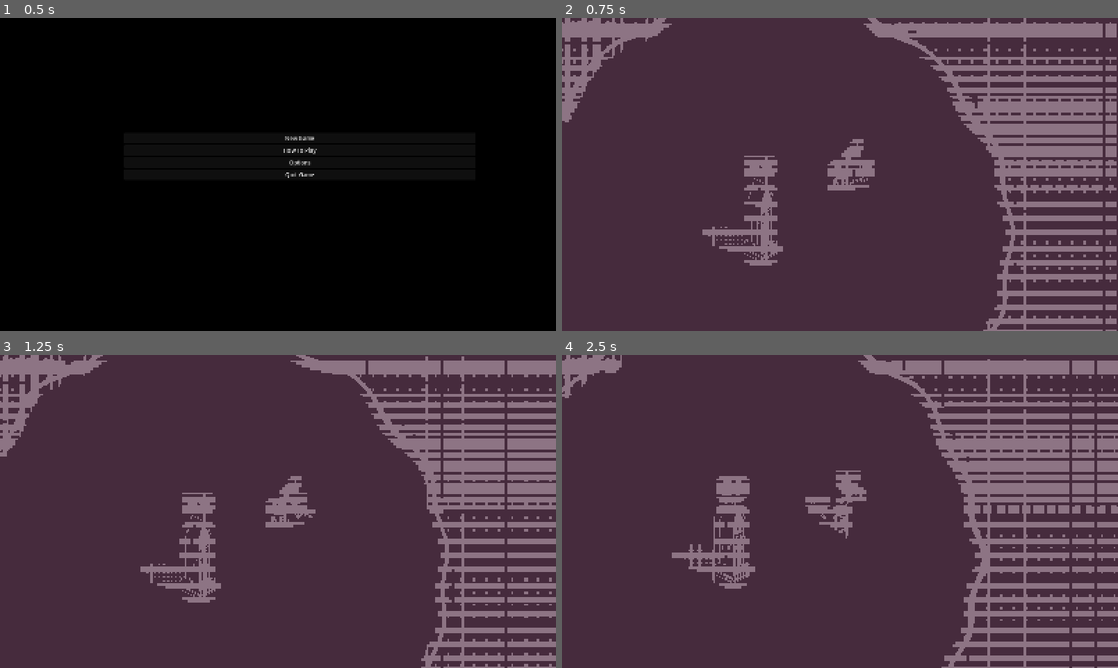
Above: before the commit, frames 1-4 (two rows, left to right).
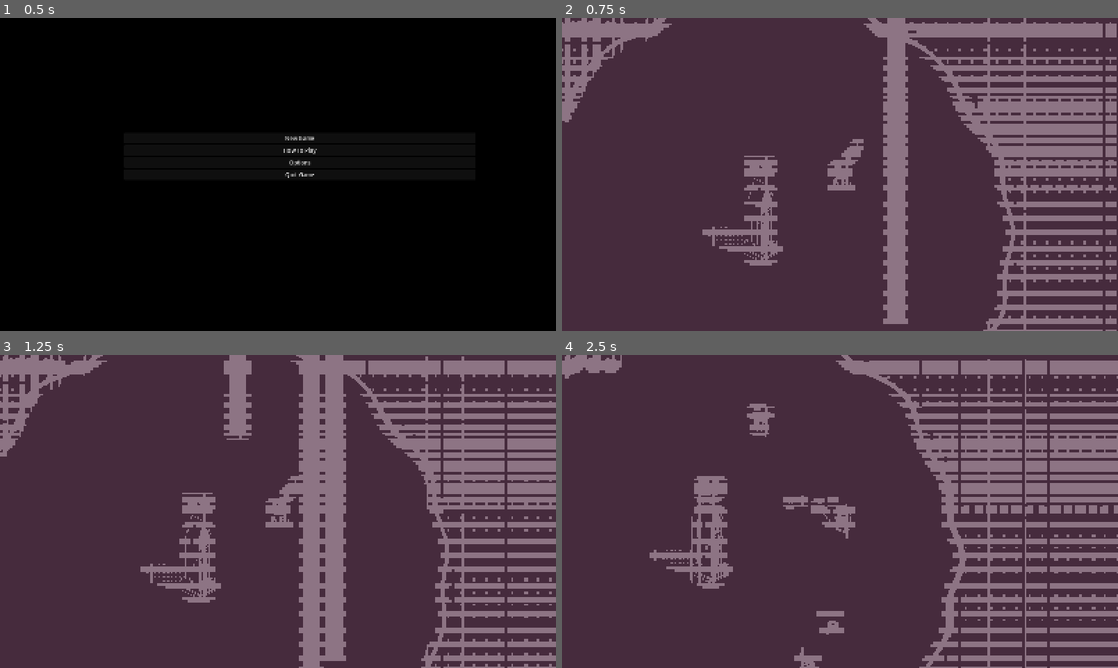
Above: after the commit, the same moments.

Repository: arrowira/shrine2Cjam
Game: Godot game, scene res://Scenes/main_menu.tscn
Two runs of this game, one before a commit and one after it. Both use one fixed random seed, a clock stepped at 60 frames per second and the inputs below.
Inputs (mouse positions are in pixels of both pictures, inside the frame that each line leads up to):
- Up to frame 1 (0.5 s): no input
- Up to frame 2 (0.75 s): click "New Game" at 0.5 s
- Up to frame 3 (1.25 s): no input
- Up to frame 4 (2.5 s): move the mouse to (962, 495) at 1.27 s; hold Right (right) 1.28-2.03 s; click (962, 495) at 1.35 s; move the mouse to (728, 527) at 2.02 s; hold Down (down) from 2.03 s (still down); right-click (728, 527) at 2.1 s

Frame 1 is identical in both runs. In frame 2, 3.8% of the frame differs, in the area x 52-63%, y 0-98%; in frame 3, 7.9%; in frame 4, 9.5%, in the area x 0-100%, y 0-100%.

Commit message:
spawning pillar for animations and other fixes

Diff:
--- a/shrine-jam/Scenes/Grunt.tscn
+++ b/shrine-jam/Scenes/Grunt.tscn
@@ -3,6 +3,7 @@
 [ext_resource type="Script" uid="uid://de0avim7strj3" path="res://scripts/EnemyBehaviour.gd" id="1_jpaow"]
 [ext_resource type="Texture2D" uid="uid://bsrynimdx55to" path="res://Sprites/Zombie_spritesheet.png" id="2_jpaow"]
 [ext_resource type="Texture2D" uid="uid://bwwgmwhfccrma" path="res://Sprites/small_enemy_shadow-export.png" id="3_lfdme"]
+[ext_resource type="PackedScene" uid="uid://cm00e1kpgmvrp" path="res://Scenes/spawn_pillar.tscn" id="4_nwxbd"]
 
 [sub_resource type="RectangleShape2D" id="RectangleShape2D_jjj3t"]
 size = Vector2(98, 129)
@@ -159,6 +160,9 @@
 scale = Vector2(5, 5)
 texture = ExtResource("3_lfdme")
 
+[node name="SpawnPillar" parent="." unique_id=443295182 instance=ExtResource("4_nwxbd")]
+position = Vector2(0, 3.7499995)
+
 [connection signal="timeout" from="MoodClock" to="." method="_on_mood_clock_timeout"]
 [connection signal="timeout" from="AttackTimer" to="." method="_on_attack_timer_timeout"]
 [connection signal="area_entered" from="GruntHurtBox" to="." method="_on_grunt_hurt_box_area_entered"]
--- a/shrine-jam/Scenes/main.tscn
+++ b/shrine-jam/Scenes/main.tscn
@@ -7,7 +7,6 @@
 [ext_resource type="PackedScene" uid="uid://c52p3eho210at" path="res://Scenes/shrine.tscn" id="5_kry3j"]
 [ext_resource type="Shader" uid="uid://d4nfsp1lxa2e8" path="res://colorapplication.gdshader" id="6_21xkr"]
 [ext_resource type="Script" uid="uid://bpn586u6aqxm5" path="res://scripts/HeartManager.gd" id="7_6bp64"]
-[ext_resource type="PackedScene" uid="uid://bklulqrorriyx" path="res://Scenes/Swordsman.tscn" id="10_d1ilt"]
 [ext_resource type="AudioStream" uid="uid://b1xbi084x1wo0" path="res://Sounds/EnemyHurt.wav" id="10_hptm8"]
 [ext_resource type="FontFile" uid="uid://bbmp7am434p0h" path="res://Daydream DEMO.otf" id="11_d1ilt"]
 
@@ -78,6 +77,3 @@
 theme_override_font_sizes/font_size = 70
 text = "89"
 horizontal_alignment = 1
-
-[node name="Swordsman" parent="." unique_id=952265716 instance=ExtResource("10_d1ilt")]
-position = Vector2(569, -417)
--- /dev/null
+++ b/shrine-jam/Scenes/spawn_pillar.tscn
@@ -0,0 +1,18 @@
+[gd_scene format=3 uid="uid://cm00e1kpgmvrp"]
+
+[ext_resource type="Script" uid="uid://ce0w4dpgunihh" path="res://scripts/spawn_pillar.gd" id="1_bth5x"]
+[ext_resource type="Shader" uid="uid://bcf34a281a8rf" path="res://pillar.gdshader" id="1_wsgva"]
+
+[sub_resource type="ShaderMaterial" id="ShaderMaterial_1cdjj"]
+shader = ExtResource("1_wsgva")
+shader_parameter/thresh = 0.0
+
+[node name="SpawnPillar" type="Node2D" unique_id=443295182]
+script = ExtResource("1_bth5x")
+
+[node name="ColorRect" type="ColorRect" parent="." unique_id=406857503]
+material = SubResource("ShaderMaterial_1cdjj")
+offset_left = -60.0
+offset_top = -3801.0
+offset_right = 61.0
+offset_bottom = 73.0
--- a/shrine-jam/Scripts/EnemyBehaviour.gd
+++ b/shrine-jam/Scripts/EnemyBehaviour.gd
@@ -54,7 +54,7 @@
 	var distance = pow(pow(global_position.x,2)+pow(global_position.y,2),0.5)
 	var radius = get_tree().current_scene.shrineRadius * 13000
 	if distance>radius:
-		velocity += -(global_position).normalized()*500
+		position += -(global_position).normalized()*5
 
 	$Label.text = state
 	position += movementDir*speed
--- /dev/null
+++ b/shrine-jam/pillar.gdshader
@@ -0,0 +1,21 @@
+shader_type canvas_item;
+
+uniform float thresh = 2.0;
+const float c = 50.0;
+
+void fragment() {
+	float uy = UV.y*c - (c-1.0);
+	float d = pow(pow(UV.x-0.5,2) + pow(uy-0.5,2), 0.5);
+	if (d>0.5 && uy > 0.5){
+		COLOR = vec4(0,0,0,1);
+	}
+
+	if ((UV.y + UV.x/10.0) > thresh){
+		COLOR.a = 0.0;
+	}
+}
+
+//void light() {
+//	// Called for every pixel for every light affecting the CanvasItem.
+//	// Uncomment to replace the default light processing function with this one.
+//}
--- a/shrine-jam/scripts/GameManager.gd
+++ b/shrine-jam/scripts/GameManager.gd
@@ -1,9 +1,20 @@
 extends Node2D
 
 var shrineRadius = 0.1
+var spacialRadius = 0.1*13000
+
+var pGrunt = preload("res://Scenes/Grunt.tscn")
+var pArcher = preload("res://Scenes/sorcerer.tscn")
+var pSkelly = preload("res://Scenes/Swordsman.tscn")
+
+var wave = 0
+var waveEnemyAmt = 3
+var currentEnemies = 3
+var spawnFrequencies = [1,0,0] #grunts, archers, skellies
 
 # Called when the node enters the scene tree for the first time.
 func _ready() -> void:
+	buildWave(waveEnemyAmt)
 	for i in range(3):
 		$CanvasLayer/HeartContainer.addHeart()
 
@@ -12,6 +23,7 @@
 
 # Called every frame. 'delta' is the elapsed time since the previous frame.
 func _process(delta: float) -> void:
+	spacialRadius = shrineRadius * 13000
 	$ShrineBorder.change_radius(shrineRadius)
 	playerSpeed = $Player.velocity.length()/400
 	playerPos = $Player.global_position
@@ -20,4 +32,37 @@
 	$CanvasLayer/HeartContainer.takeDamage()
 
 func enemyKilled():
-	shrineRadius += 0.005
+	currentEnemies -=1
+
+	if currentEnemies == 0:
+		shrineRadius += 0.005
+		waveEnemyAmt +=1
+		currentEnemies = waveEnemyAmt
+		buildWave(waveEnemyAmt)
+
+
+func buildWave(num):
+	for i in range(num):
+		await get_tree().create_timer(0.1).timeout
+
+		var roll = randf()
+
+		if roll < spawnFrequencies[0]:
+			spawnEnemy("grunt")
+		elif roll < spawnFrequencies[0]+spawnFrequencies[1]:
+			spawnEnemy("archer")
+		elif roll < spawnFrequencies[0]+spawnFrequencies[1]+spawnFrequencies[2]:
+			spawnEnemy("skelly")
+
+func spawnEnemy(type):
+	var enemy
+	if type == "grunt":
+		enemy = pGrunt.instantiate()
+	elif type == "skelly":
+		enemy = pSkelly.instantiate()
+	elif type == "archer":
+		enemy = pArcher.instantiate()
+	var theta = randf_range(0, 2*PI)
+	var r = randf_range(100, spacialRadius - 100)
+	enemy.global_position = r*Vector2(cos(theta),sin(theta))
+	add_child(enemy)
--- /dev/null
+++ b/shrine-jam/scripts/spawn_pillar.gd
@@ -0,0 +1,9 @@
+extends Node2D
+
+var t = 1.5
+
+func _physics_process(delta: float) -> void:
+	t-= 0.02
+	$ColorRect.material.set_shader_parameter("thresh", t)
+	if t <= 0:
+		queue_free()
--- a/shrine-jam/scripts/swordsman.gd
+++ b/shrine-jam/scripts/swordsman.gd
@@ -54,7 +54,7 @@
 	var distance = pow(pow(global_position.x,2)+pow(global_position.y,2),0.5)
 	var radius = get_tree().current_scene.shrineRadius * 13000
 	if distance>radius:
-		velocity += -(global_position).normalized()*500
+		position += -(global_position).normalized()*500
 
 	$Label.text = state
 	position += movementDir*speed
Not shown, added: shrine-jam/pillar.gdshader.uid
Not shown, added: shrine-jam/scripts/spawn_pillar.gd.uid
